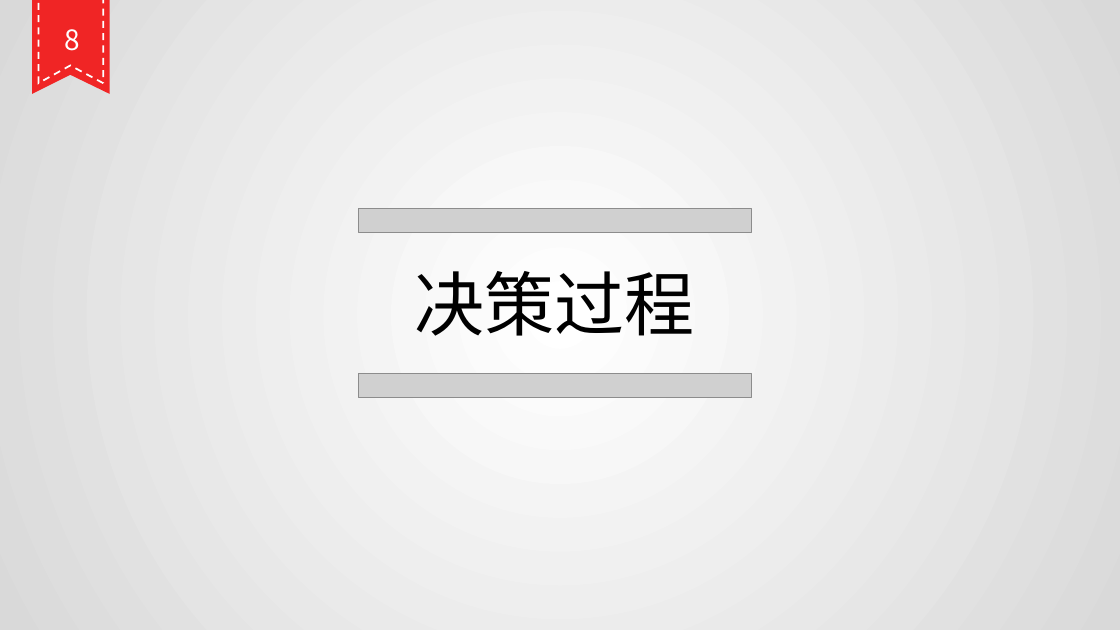
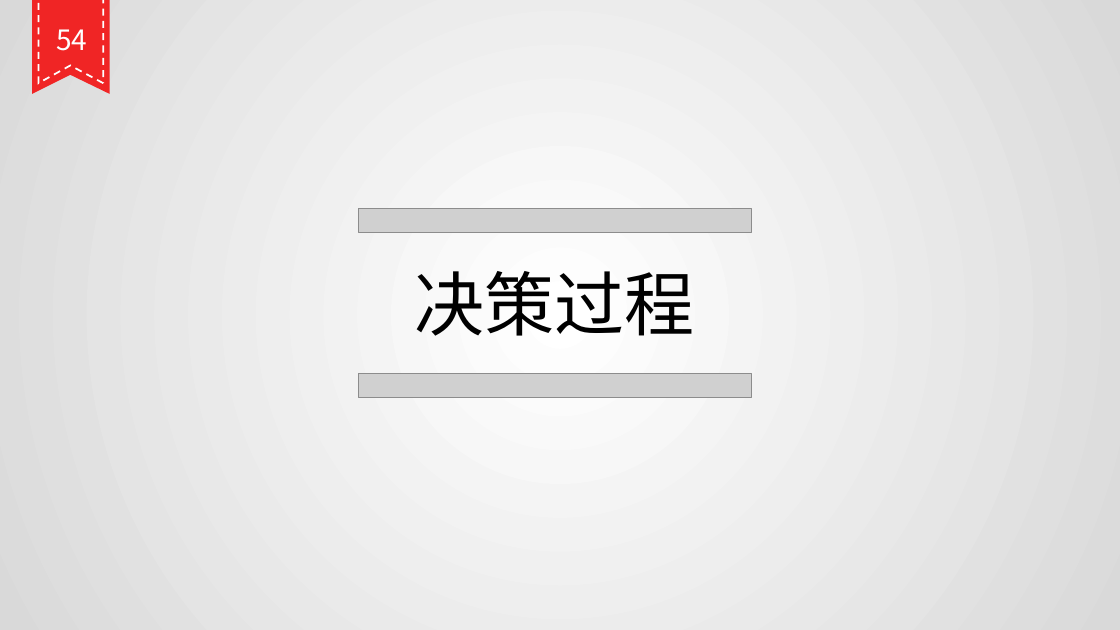
Before and after one commit to wanhl1990/bgp, a slide deck: slide 55 of BGP协议基础篇.pptx. Drawn at 1120x630 pixels with LibreOffice and Linux fonts; fonts in the diff are those of the drawing; grey boxes stand for pictures. Boxes give left, top, right and bottom in pixels: in the first picture for what was removed or moved away, otherwise in the second. Text is boxed around its words. In the diff, an @@ line names an element or a change of style, - is before the commit and + after.

```diff
--- a/BGP协议基础篇.pptx
+++ b/BGP协议基础篇.pptx
@@ text at (56, 29, 87, 51): text changed @@
-8
+54
```
Also in this commit, not shown: 4 other slides changed, 4 slides added, 13 slides removed.
